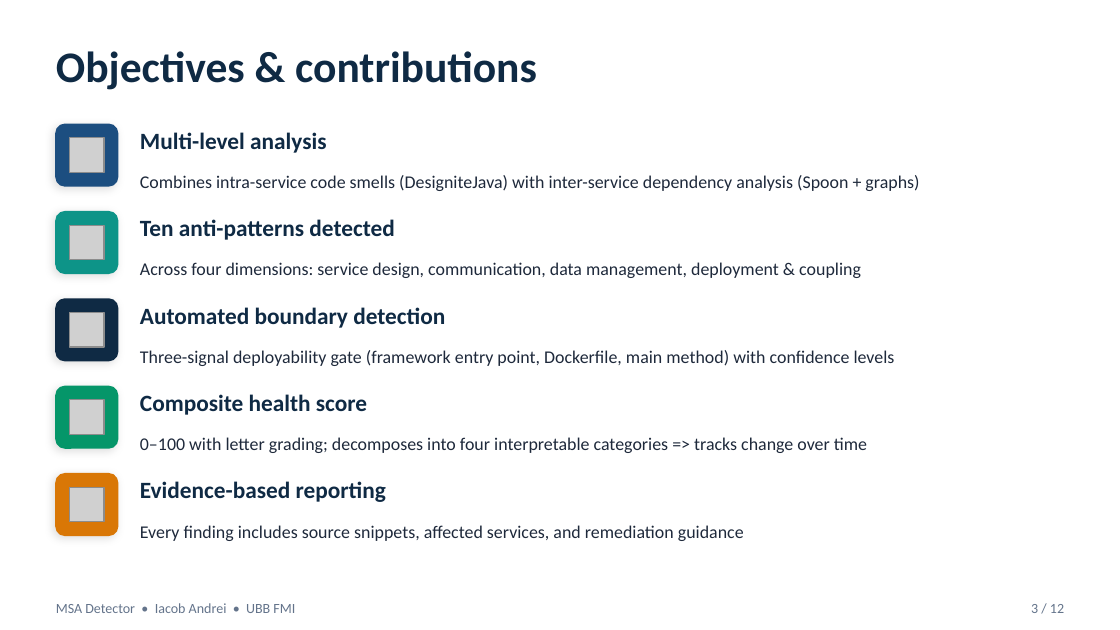
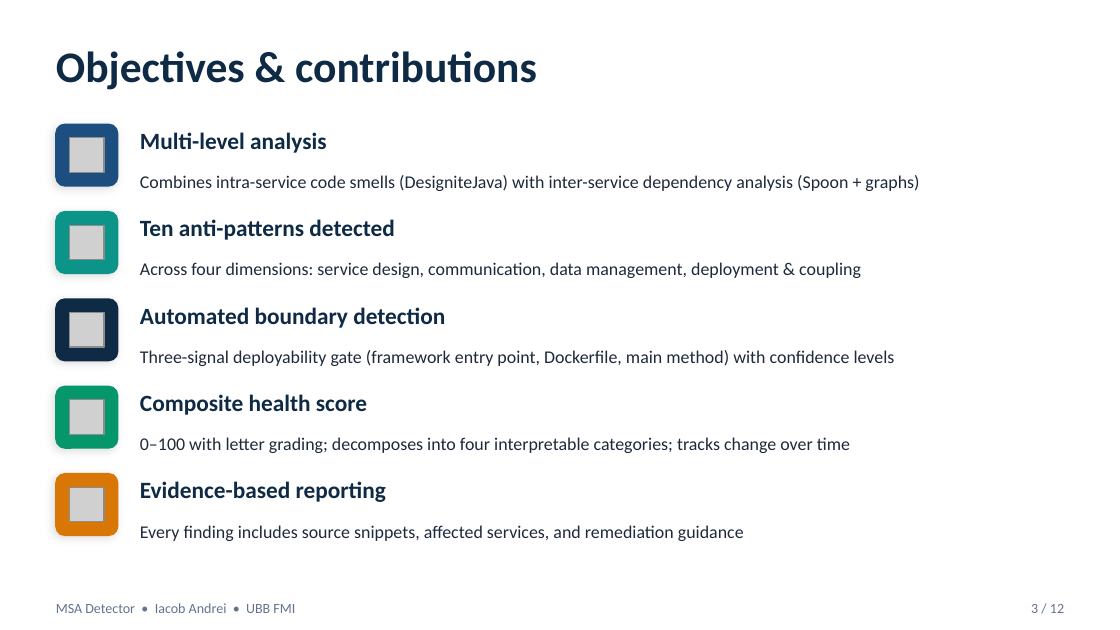
Before and after one commit to andrei45635/dissertation_backend, a slide deck: slide 3 of thesis/presentation/MSA_Detector_Defense.pptx. Drawn at 1120x630 pixels with LibreOffice and Linux fonts; fonts in the diff are those of the drawing; grey boxes stand for pictures. Boxes give left, top, right and bottom in pixels: in the first picture for what was removed or moved away, otherwise in the second. Text is boxed around its words. In the diff, an @@ line names an element or a change of style, - is before the commit and + after.

```diff
--- a/thesis/presentation/MSA_Detector_Defense.pptx
+++ b/thesis/presentation/MSA_Detector_Defense.pptx
@@ text at (140,437,850,453): text changed @@
-0–100 with letter grading; decomposes into four interpretable categories => tracks change over time
+0–100 with letter grading; decomposes into four interpretable categories; tracks change over time
```
Also in this commit, not shown: 7 other slides changed.
